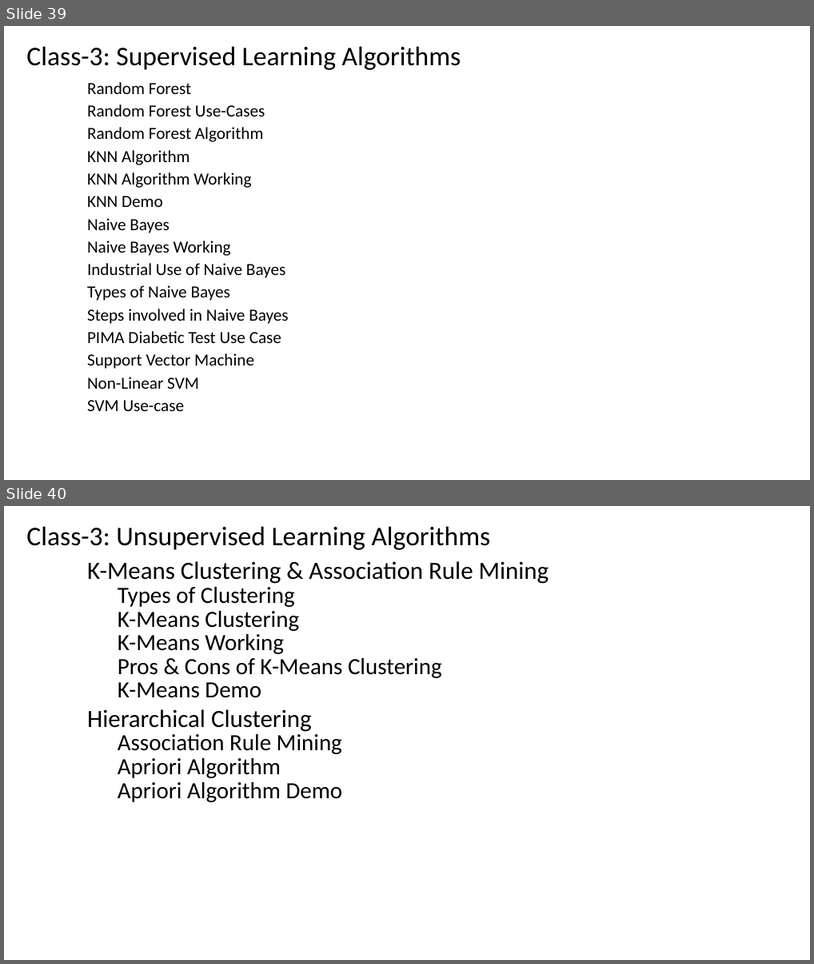
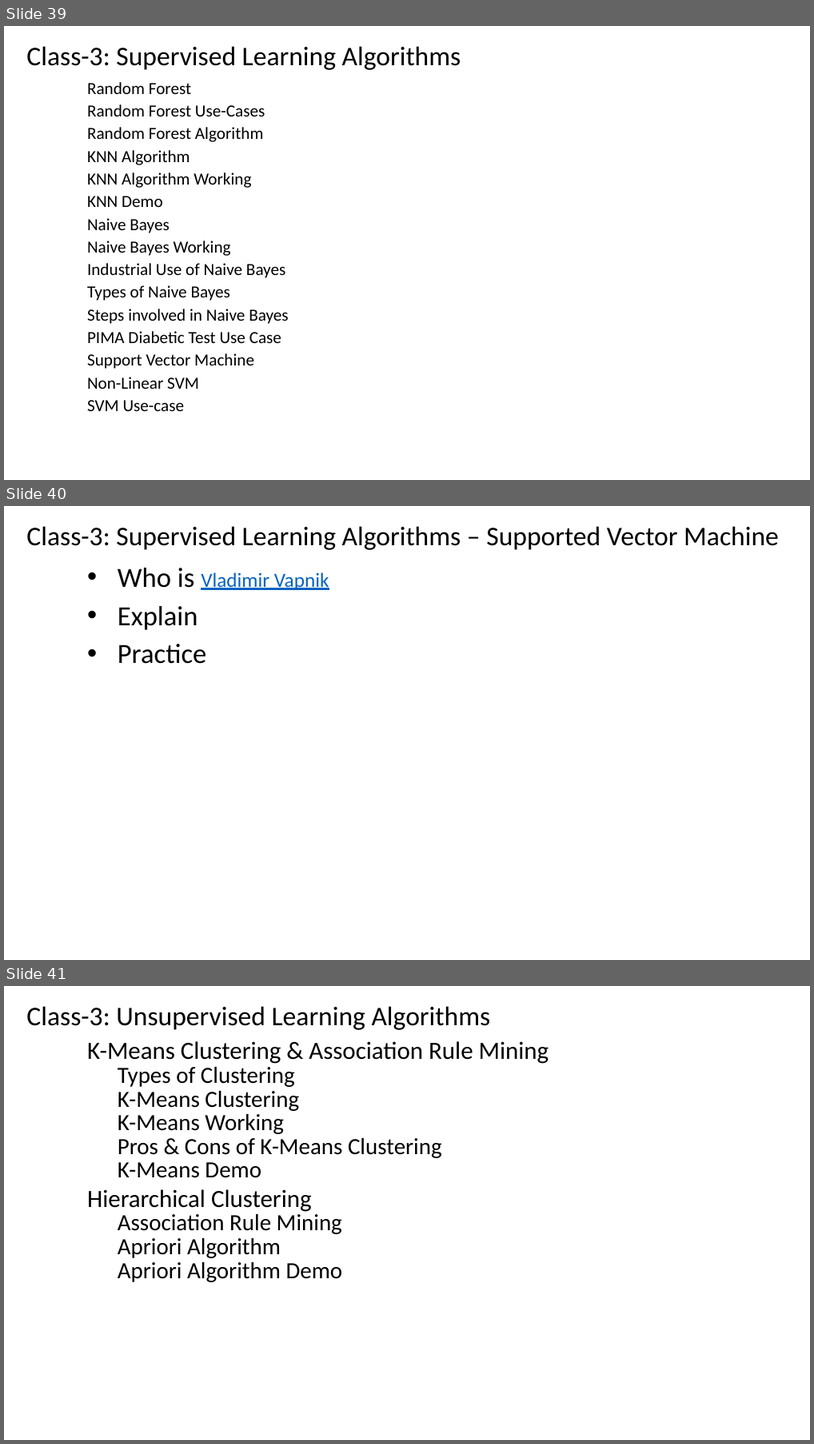
Before and after one commit to renshan2/accesspy, a slide deck: AI-ML-DL/Machine Learning.pptx. Shown one above the other, each under a label of ours: slides 39 and 40 before the commit, slides 39, 40 and 41 after it. The pictures are 814x964 and 814x1444 pixels, drawn with LibreOffice and Linux fonts; fonts in the diff are those of the drawing. Boxes give left, top, right and bottom in pixels: in the first picture for what was removed or moved away, otherwise in the second. Text is boxed around its words. In the diff, an @@ line names an element or a change of style, - is before the commit and + after.

```diff
--- a/AI-ML-DL/Machine Learning.pptx
+++ b/AI-ML-DL/Machine Learning.pptx
@@ slide 40 added at (4,506,810,960), background #FFFFFF @@
@@ text added at (26,526,779,550), 32 pt, text #000000 @@
+Class-3: Supervised Learning Algorithms – Supported Vector Machine
@@ subtitle added at (118,568,330,664), 33 pt, text #000000 @@
+• Who is Vladimir Vapnik
+• Explain
+• Practice
@@ what was slide 40 is now slide 41 @@
```
Also in this commit, not shown: 1 other file.
